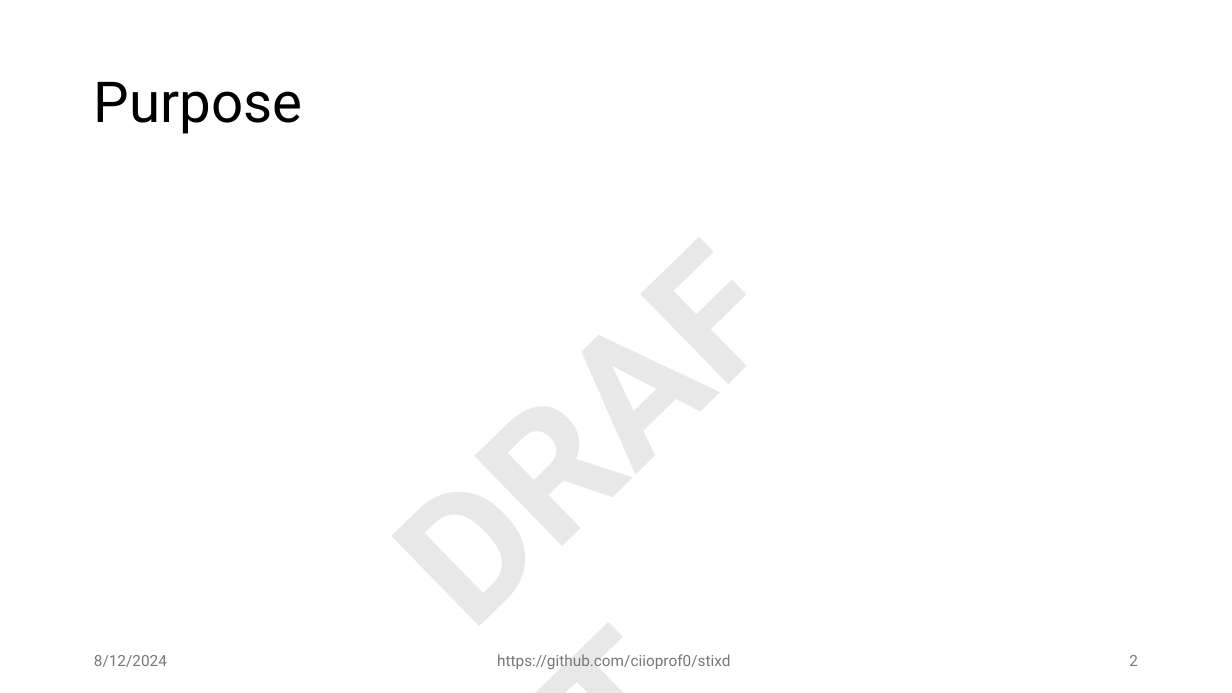
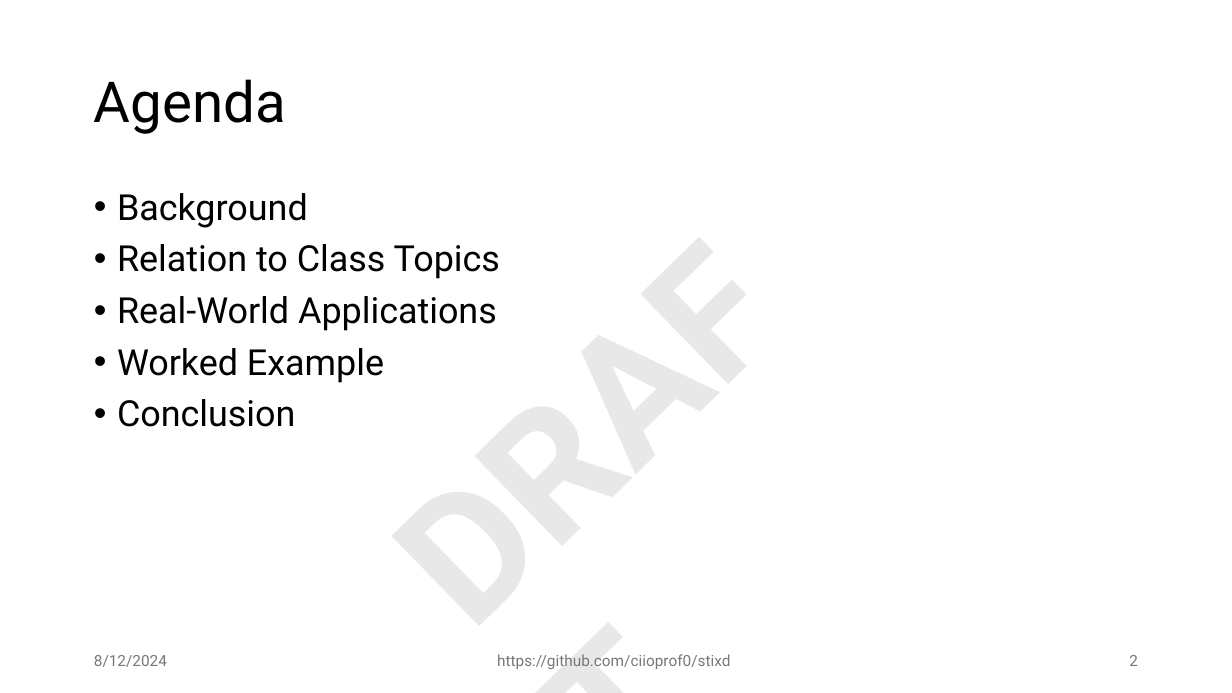
Before and after one commit to ciioprof0/stixd, a slide deck: slide 2 of docs/stixd_demo.pptx. Drawn at 1232x693 pixels with LibreOffice and Linux fonts; fonts in the diff are those of the drawing. Boxes give left, top, right and bottom in pixels: in the first picture for what was removed or moved away, otherwise in the second. Text is boxed around its words. In the diff, an @@ line names an element or a change of style, - is before the commit and + after.

```diff
--- a/docs/stixd_demo.pptx
+++ b/docs/stixd_demo.pptx
@@ title at [94, 79, 286, 134]: text changed @@
-Purpose
+Agenda
@@ text added at [117, 193, 500, 427], 28 pt, text #000000 @@
+• Background
+• Relation to Class Topics
+• Real-World Applications
+• Worked Example
+• Conclusion
```
Also in this commit, not shown: 11 other slides changed, 3 slides added, 1 slide removed.
